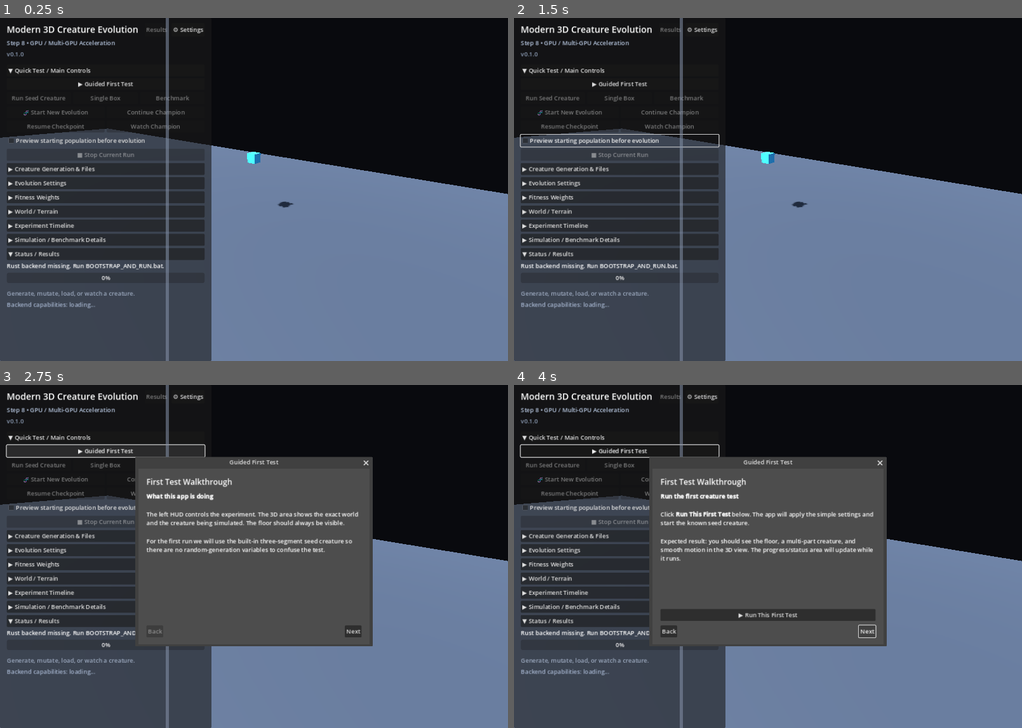
Above: before the commit, frames 1-4 (two rows, left to right).
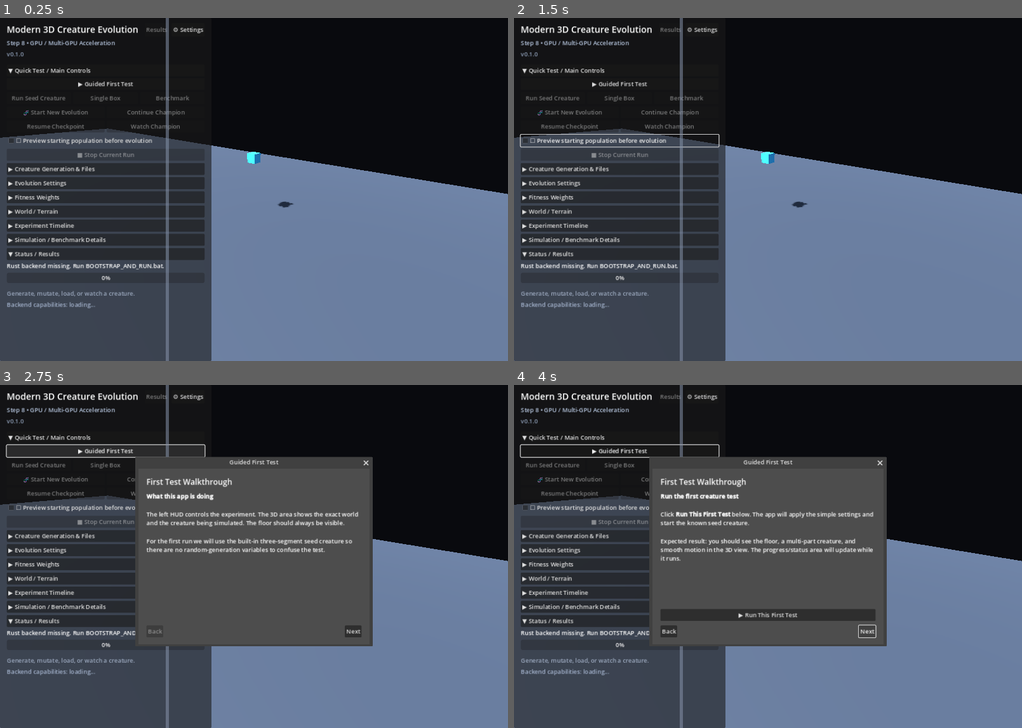
Above: after the commit, the same moments.

Repository: Quest79/Modern-3D-Creature-Evolution
Game: Godot game, scene res://main.tscn
The game is run twice, just before and just after one commit, with the same random seed, the same clock (stepped at 60 frames per second) and the same inputs.
Inputs:
- Up to frame 1 (0.25 s): no input
- Up to frame 2 (1.5 s): click "Preview starting population b…" (after the commit: "☐ Preview starting population…") at 0.5 s; click "Preview starting population b…" (after the commit: "☑ Preview starting population…") at 1.25 s
- Up to frame 3 (2.75 s): click "▶ Guided First Test" at 2 s
- Up to frame 4 (4 s): click "Next" at 2.75 s; click "Next" at 3.5 s

The runs differ from the first frame. In frame 1, 0.2% of the frame differs, in the area x 3-30%, y 34-37%; in frame 2, 0.2%; in frame 3, 0.2%; in frame 4, 0.2%.

Commit message:
Fix population preview event handling and checkbox visibility

Diff:
--- a/apps/godot/main.gd
+++ b/apps/godot/main.gd
@@ -716,8 +716,10 @@
     quick_evolution_row_2.add_child(_watch_champion_button)
 
     _population_preview_check = CheckBox.new()
-    _population_preview_check.text = "Preview starting population before evolution"
     _population_preview_check.button_pressed = _preview_population_before_evolution
+    _population_preview_check.text = _population_preview_checkbox_text(
+        _preview_population_before_evolution
+    )
     _population_preview_check.tooltip_text = (
         "When enabled, Start New Evolution and Continue Champion pause before generation 1 "
         + "and display the exact starting population in a frozen grid."
@@ -5291,6 +5293,8 @@
                 _pending_evolution_label = ""
                 _job_pid = 0
                 _job_kind = ""
+                _dead_process_since_ms = -1
+                _job_started_ms = -1
                 _set_status("Population preview could not be loaded.")
                 _finish_job_controls()
                 return
@@ -5805,6 +5809,9 @@
     _set_timeline_controls_enabled(true)
     if _population_preview_check != null:
         _population_preview_check.disabled = false
+        _population_preview_check.text = _population_preview_checkbox_text(
+            _preview_population_before_evolution
+        )
     if _population_preview_continue_button != null:
         _population_preview_continue_button.visible = false
     _stop_button.disabled = true
@@ -6416,8 +6423,18 @@
     return Quaternion.IDENTITY
 
 
+func _population_preview_checkbox_text(enabled: bool) -> String:
+    return (
+        "☑ Preview starting population before evolution"
+        if enabled
+        else "☐ Preview starting population before evolution"
+    )
+
+
 func _on_population_preview_toggled(enabled: bool) -> void:
     _preview_population_before_evolution = enabled
+    if _population_preview_check != null:
+        _population_preview_check.text = _population_preview_checkbox_text(enabled)
     _save_settings()
 
 
